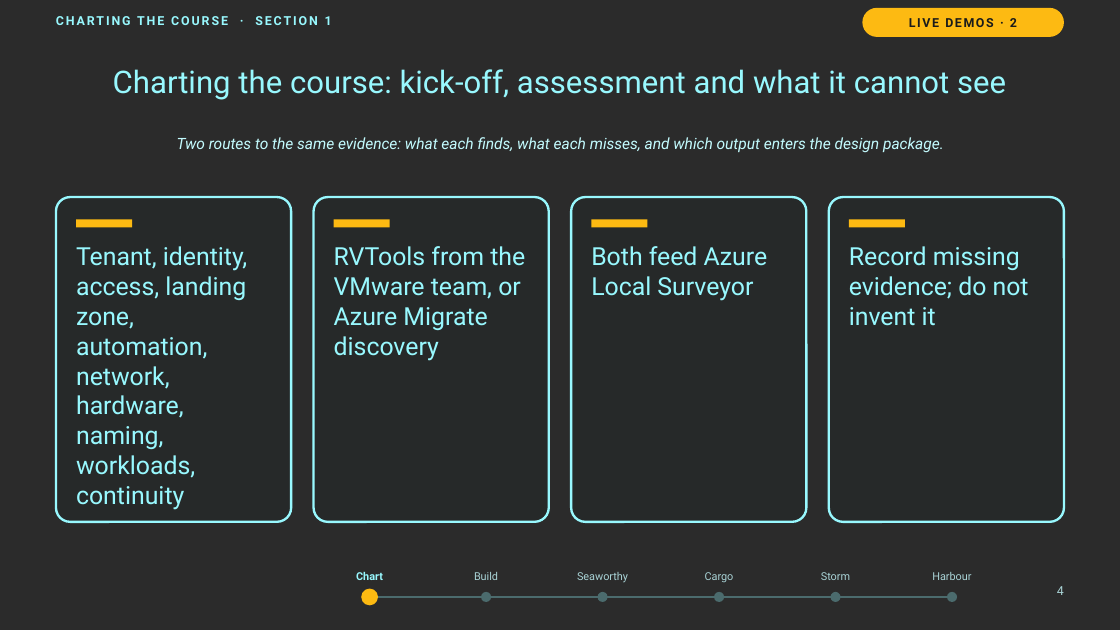
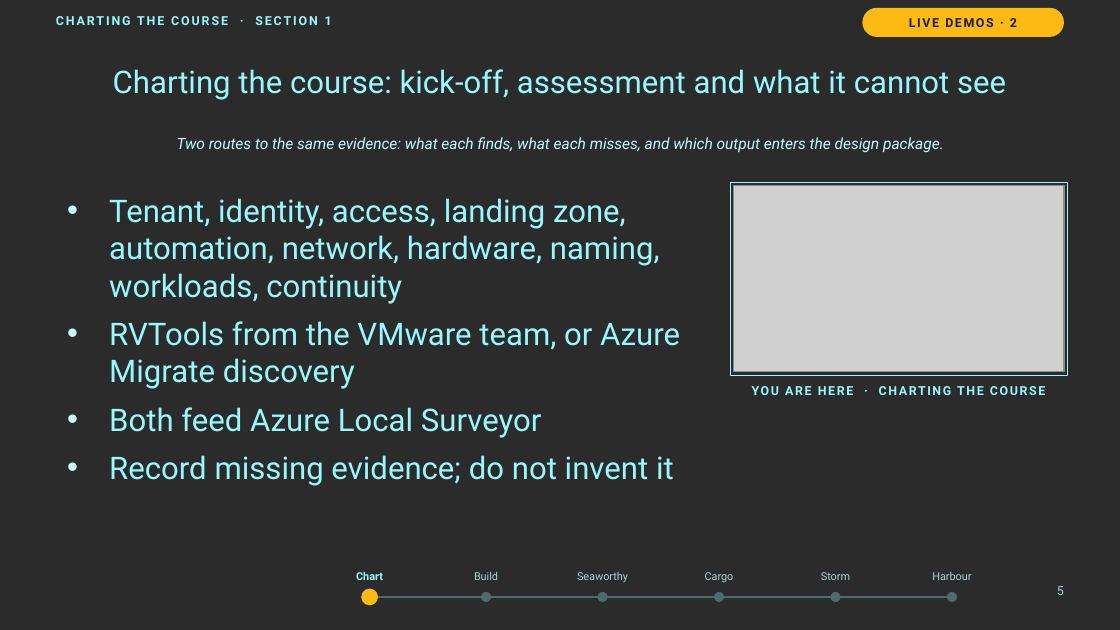
Before and after one commit to thisismydemo/nic2026_azl, a slide deck: slide 5 of presentation/Azure_Local_Discovery_to_Day2_NIC2026.pptx (slide 4 before the commit). Drawn at 1120x630 pixels with LibreOffice and Linux fonts; fonts in the diff are those of the drawing; grey boxes stand for pictures; background and template pictures are left out; a plain dark background stands for a picture behind light text. Boxes give left, top, right and bottom in pixels: in the first picture for what was removed or moved away, otherwise in the second. Text is boxed around its words. In the diff, an @@ line names an element or a change of style, - is before the commit and + after.

```diff
--- a/presentation/Azure_Local_Discovery_to_Day2_NIC2026.pptx
+++ b/presentation/Azure_Local_Discovery_to_Day2_NIC2026.pptx
@@ rounded rectangle removed at (x1=56, y1=197, x2=291, y2=522) @@
@@ text added at (x1=109, y1=198, x2=680, y2=486), 20 pt, text #98F8FE @@
+• Tenant, identity, access, landing zone, automation, network, hardware, naming, workloads, continuity
+• RVTools from the VMware team, or Azure Migrate discovery
+• Both feed Azure Local Surveyor
+• Record missing evidence; do not invent it
@@ rounded rectangle removed at (x1=314, y1=197, x2=549, y2=522) @@
@@ rounded rectangle removed at (x1=571, y1=197, x2=806, y2=522) @@
@@ rectangle added at (x1=730, y1=183, x2=1067, y2=375), outline #98F8FE 0.75 pt @@
@@ picture added at (x1=734, y1=186, x2=1064, y2=372) @@
@@ rounded rectangle removed at (x1=829, y1=197, x2=1064, y2=522) @@
@@ rectangle removed at (x1=76, y1=220, x2=132, y2=227) @@
@@ rectangle removed at (x1=334, y1=220, x2=390, y2=227) @@
@@ rectangle removed at (x1=591, y1=220, x2=647, y2=227) @@
@@ rectangle removed at (x1=849, y1=220, x2=905, y2=227) @@
@@ text removed at (x1=76, y1=246, x2=247, y2=510) @@
-Tenant, identity, access, landing zone, automation, network, hardware, naming, workloads, continuity
@@ text removed at (x1=334, y1=246, x2=525, y2=361) @@
-RVTools from the VMware team, or Azure Migrate discovery
@@ text removed at (x1=591, y1=246, x2=768, y2=301) @@
-Both feed Azure Local Surveyor
@@ text removed at (x1=849, y1=246, x2=1029, y2=326) @@
-Record missing evidence; do not invent it
@@ text added at (x1=752, y1=386, x2=1045, y2=395), 8 pt, text #98F8FE, bold @@
+YOU ARE HERE · CHARTING THE COURSE
@@ text at (x1=1057, y1=586, x2=1064, y2=595): text changed @@
-4
+5
```
Also in this commit, not shown: 20 other slides changed, 1 slide added, 1 slide removed, 1 other file.
